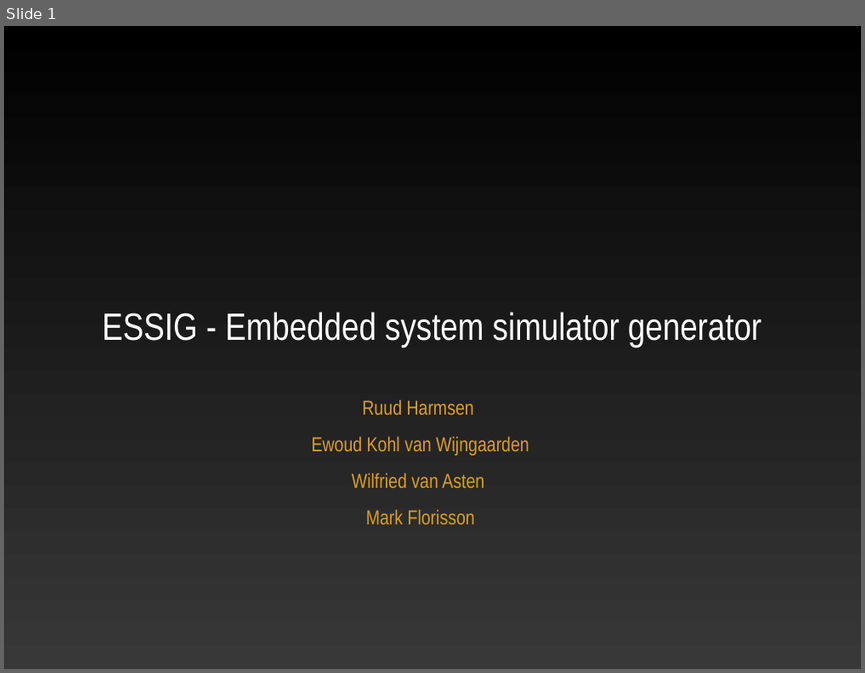
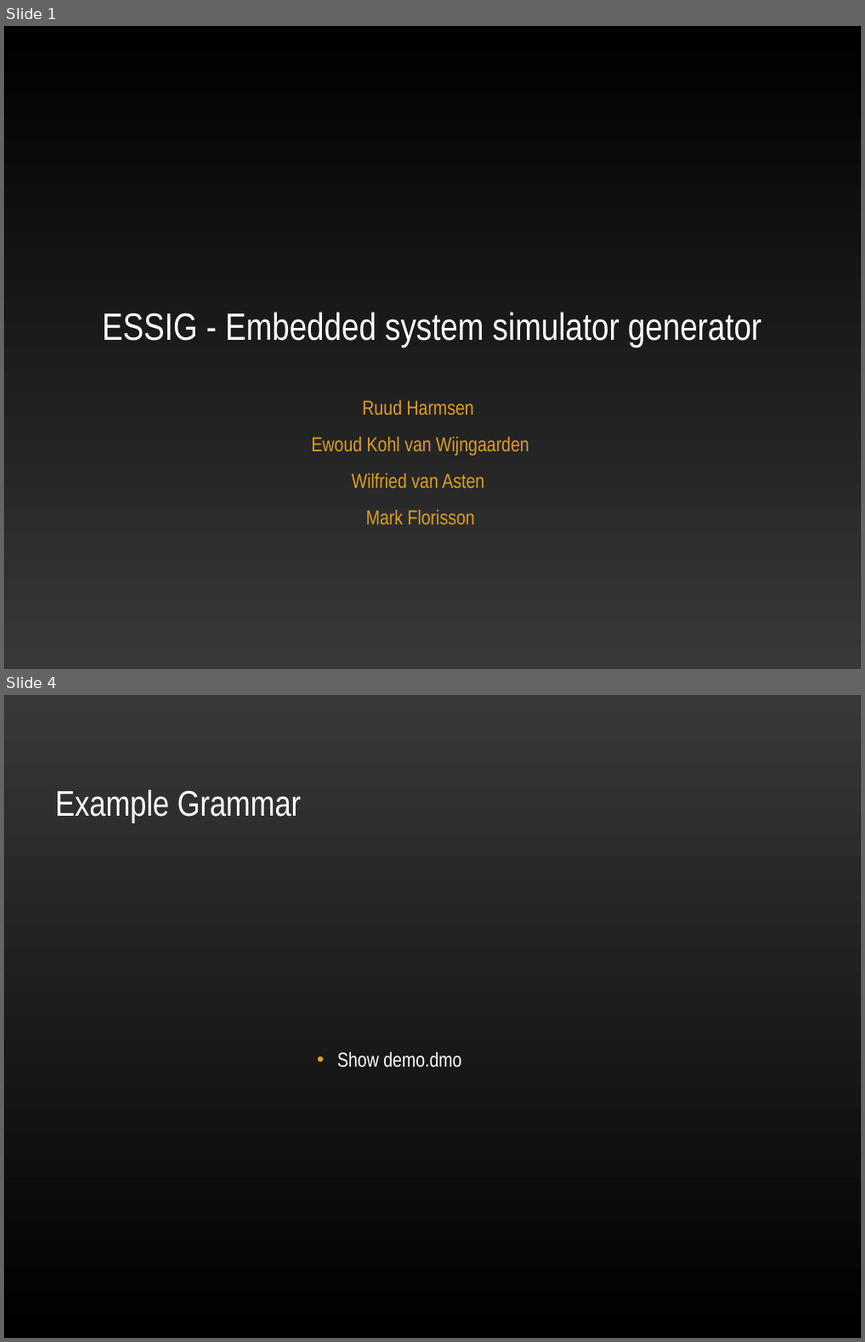
Before and after one commit to ekohl/essig, a slide deck: presentation/essig.ppt. Shown one above the other, each under a label of ours: slide 1 before the commit, slides 1 and 4 after it; the slides between them are not shown. The pictures are 865x673 and 865x1342 pixels, drawn with LibreOffice and Linux fonts; fonts in the diff are those of the drawing; background and template pictures are left out. Boxes give left, top, right and bottom in pixels: in the first picture for what was removed or moved away, otherwise in the second. Text is boxed around its words. In the diff, an @@ line names an element or a change of style, - is before the commit and + after.

```diff
--- a/presentation/essig.ppt
+++ b/presentation/essig.ppt
@@ slide 4 added at (4,695,861,1338), background picture (left out) @@
@@ title added at (55,789,301,823), 30 pt, text #FFFFFF @@
+Example Grammar
@@ subtitle added at (337,1051,461,1067), 17 pt, text #FFFFFF @@
+• Show demo.dmo
```
Also in this commit, not shown: 6 slides changed, 4 other slides added, 6 slides removed.
